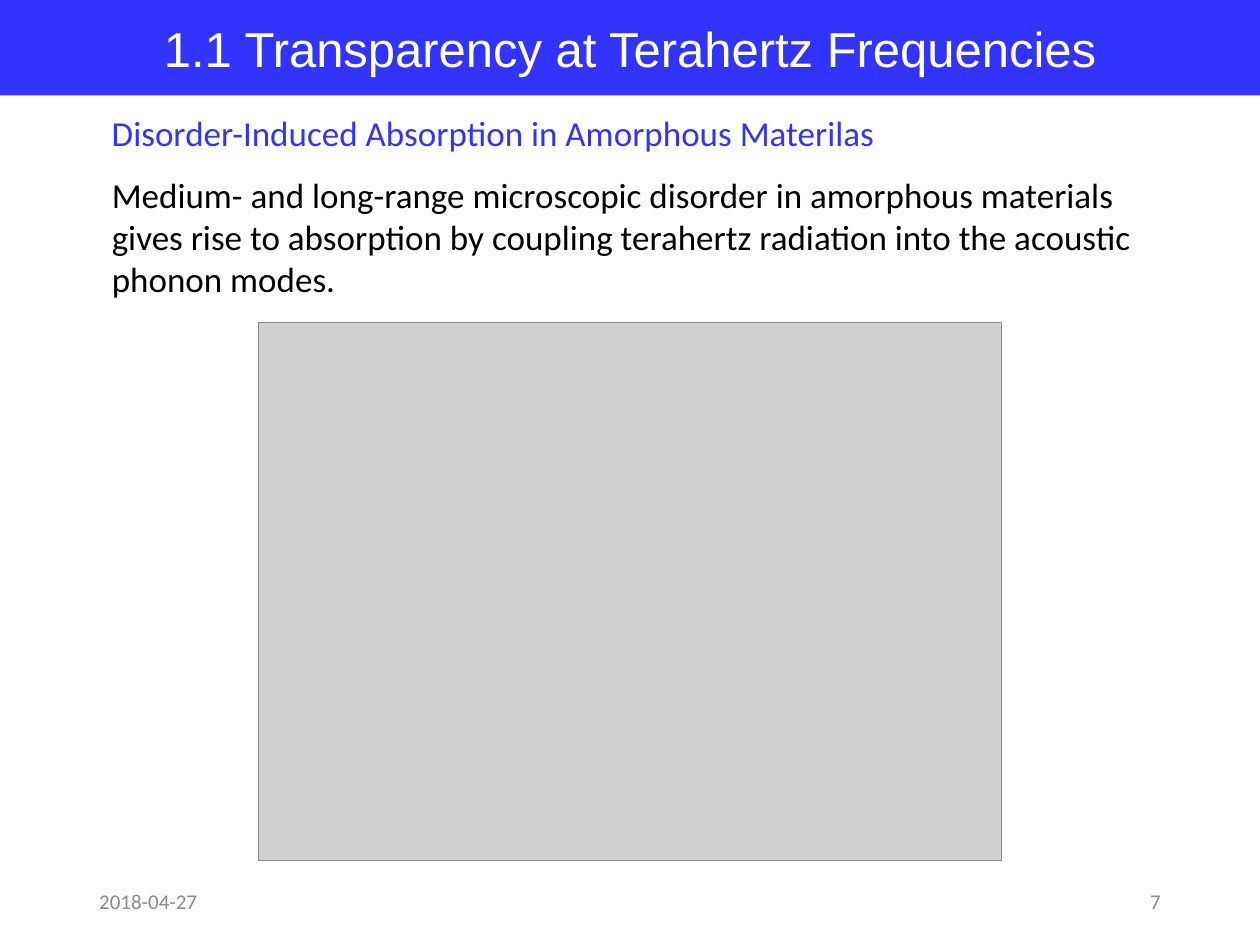
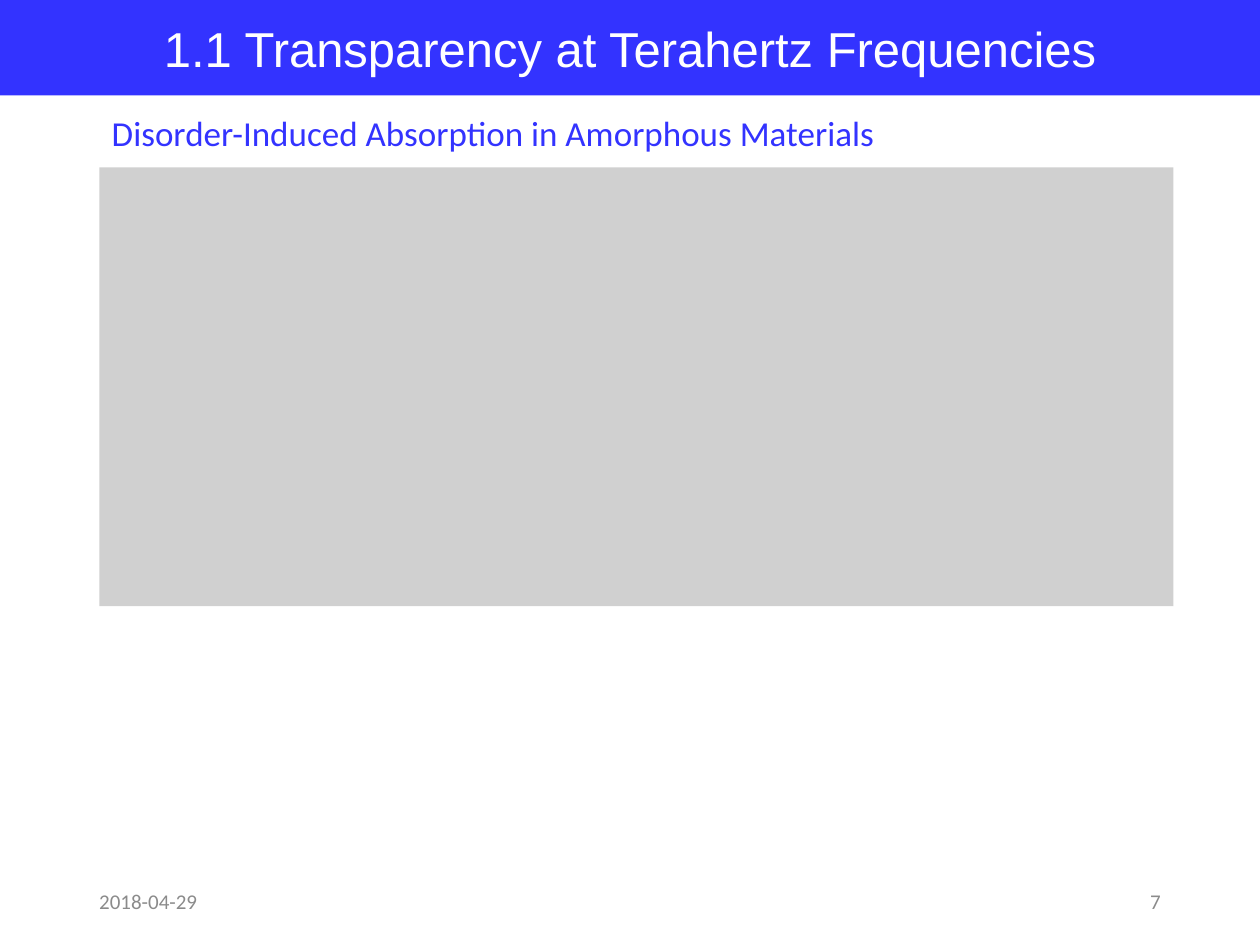
Before and after one commit to jglee96/NBTP_Lab, a slide deck: slide 7 of Terahertz Metrology/Ch8/Terahertz Metrology_Ch8.pptx. Drawn at 1260x945 pixels with LibreOffice and Linux fonts; fonts in the diff are those of the drawing; grey boxes stand for pictures. Boxes give left, top, right and bottom in pixels: in the first picture for what was removed or moved away, otherwise in the second. Text is boxed around its words. In the diff, an @@ line names an element or a change of style, - is before the commit and + after.

```diff
--- a/Terahertz Metrology/Ch8/Terahertz Metrology_Ch8.pptx
+++ b/Terahertz Metrology/Ch8/Terahertz Metrology_Ch8.pptx
@@ text at [112, 121, 874, 152]: text changed @@
-Disorder-Induced Absorption in Amorphous Materilas
+Disorder-Induced Absorption in Amorphous Materials
@@ picture added at [100, 168, 1173, 606] @@
@@ text removed at [112, 183, 1130, 298] @@
-Medium- and long-range microscopic disorder in amorphous materials gives rise to absorption by coupling terahertz radiation into the acoustic phonon modes.
@@ picture removed at [258, 323, 1000, 861] @@
@@ text at [99, 895, 197, 909]: text changed @@
-2018-04-27
+2018-04-29
```
Also in this commit, not shown: 25 other slides changed, 3 slides added, 2 slides removed, 3 other files.
